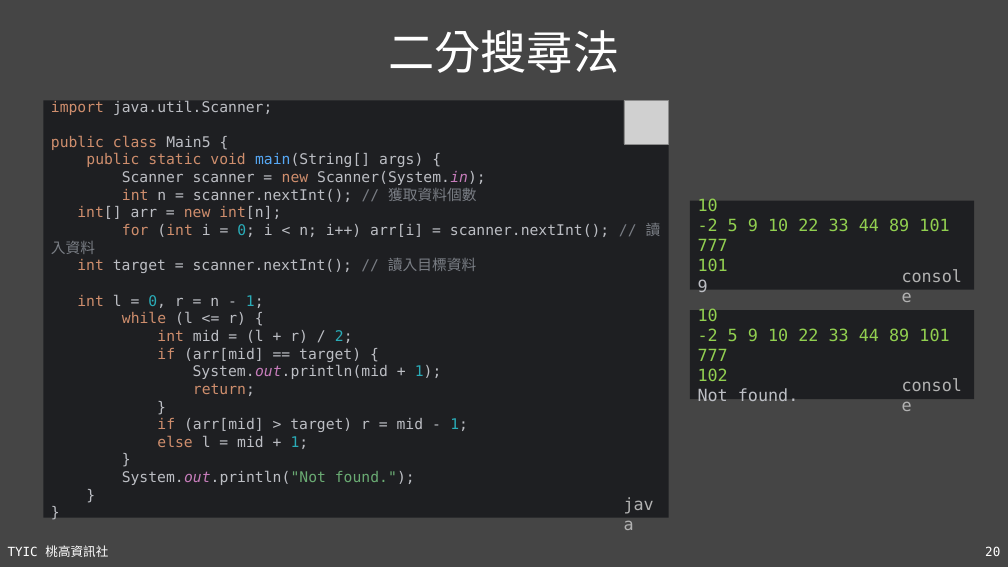
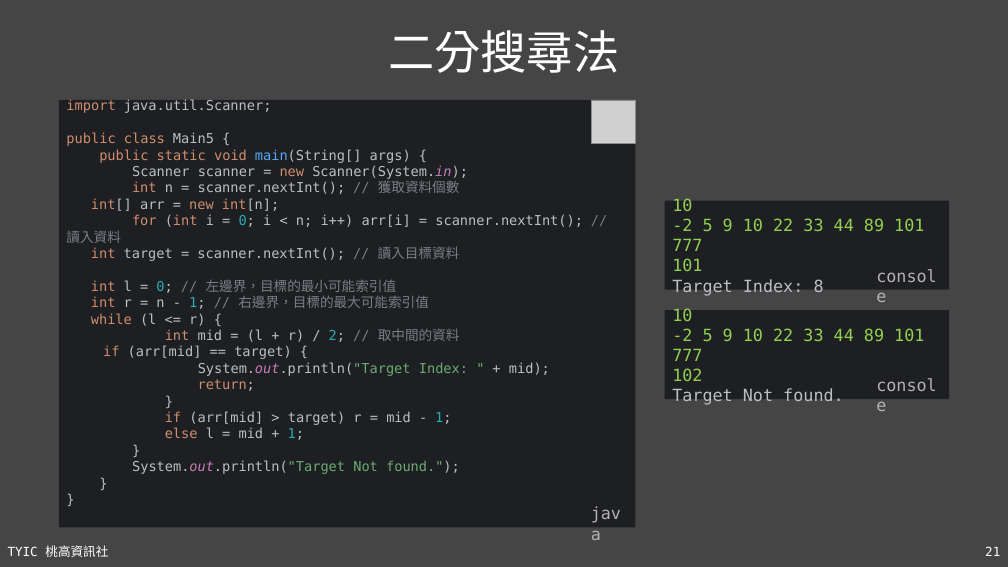
Before and after one commit to TYSHIC/slides, a slide deck: slide 21 of ppt/90_基礎資料結構與演算法.pptx (slide 20 before the commit). Drawn at 1008x567 pixels with LibreOffice and Linux fonts; fonts in the diff are those of the drawing; grey boxes stand for pictures. Boxes give left, top, right and bottom in pixels: in the first picture for what was removed or moved away, otherwise in the second. Text is boxed around its words. In the diff, an @@ line names an element or a change of style, - is before the commit and + after.

```diff
--- a/ppt/90_基礎資料結構與演算法.pptx
+++ b/ppt/90_基礎資料結構與演算法.pptx
@@ rectangle "import java.util.Scanner; public class Main5 ...": place and size @@
-rectangle "import java.util.Scanner; public class Main5 ..." at (43,101,668,518)
+rectangle "import java.util.Scanner; public class Main5 ..." at (59,100,636,527)
@@ text in rectangle at (66,99,583,474): text changed; size 14 to 13 pt @@
-import java.util.Scanner;
-public class Main5 {
-public static void main(String[] args) {
-Scanner scanner = new Scanner(System.in);
-int n = scanner.nextInt(); // 獲取資料個數
-int[] arr = new int[n];
-for (int i = 0; i < n; i++) arr[i] = scanner.nextInt(); // 讀入資料
-int target = scanner.nextInt(); // 讀入目標資料
-int l = 0, r = n - 1;
-while (l <= r) {
-int mid = (l + r) / 2;
-if (arr[mid] == target) {
-System.out.println(mid + 1);
-return;
-}
-if (arr[mid] > target) r = mid - 1;
-else l = mid + 1;
-}
-System.out.println("Not found.");
-}
-}
+import java.util.Scanner;
+public class Main5 {
+public static void main(String[] args) {
+Scanner scanner = new Scanner(System.in);
+int n = scanner.nextInt(); // 獲取資料個數
+int[] arr = new int[n];
+for (int i = 0; i < n; i++) arr[i] = scanner.nextInt(); // 讀入資料
+int target = scanner.nextInt(); // 讀入目標資料
+int l = 0; // 左邊界，目標的最小可能索引值
+int r = n - 1; // 右邊界，目標的最大可能索引值
+while (l <= r) {
+int mid = (l + r) / 2; // 取中間的資料
+if (arr[mid] == target) {
+System.out.println("Target Index: " + mid);
+return;
+}
+if (arr[mid] > target) r = mid - 1;
+else l = mid + 1;
+}
+System.out.println("Target Not found.");
+}
+}
@@ picture: place and size @@
-picture at (624,101,668,144)
+picture at (591,100,636,144)
@@ 2 texts, 2 rectangles: place and size @@
-2 texts, 2 rectangles at (690,200,975,399)
+2 texts, 2 rectangles at (665,200,949,399)
@@ text in rectangle at (672,279,824,296): text changed @@
-9
+Target Index: 8
@@ text in rectangle at (672,388,844,405): text changed @@
-Not found.
+Target Not found.
@@ text "java": place and size @@
-text "java" at (616,490,668,518)
+text "java" at (584,500,636,528)
@@ page number at (985,546,1000,556): text changed @@
-20
+21
```
Also in this commit, not shown: 10 other slides changed, 1 slide added, 3 other files.
